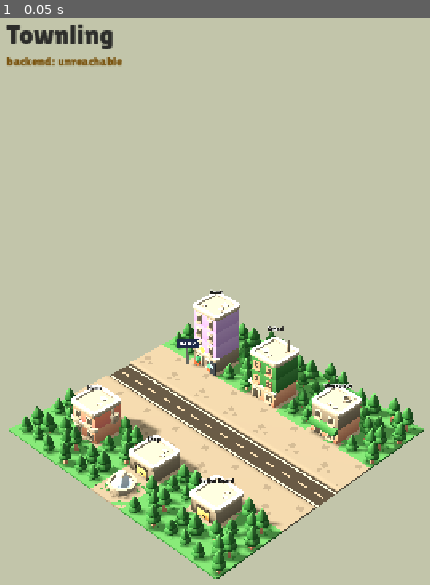
Above: before the commit, frame 1.
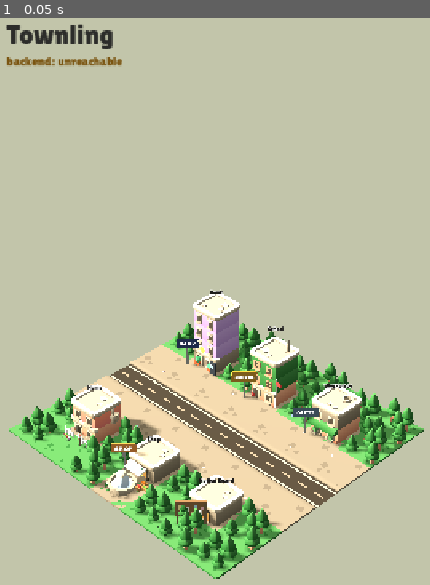
Above: after the commit, the same moment.

Repository: ayeshaverdan/townling
Game: Godot game, scene res://scenes/diorama.tscn
Same seed, same stepped clock (60 frames per second), same inputs: the game is played once before the commit and once after it.
Inputs:
- Up to frame 1 (0.05 s): no input

The runs differ from the first frame. In frame 1, 2.9% of the frame differs, in the area x 10-78%, y 61-99%.

Commit message:
Detail all six landmarks with signs, props, and street life
Per-building vignettes (kit + primitives + Lilita signage), guided by the
pastel reference:
- School: amber SCHOOL sign, flagpole with red flag, play ball.
- Workplace: slate OFFICE sign, tidy planters.
- Home: white picket fence with gate gap, mailbox with red flag, flower
  bed; opened the tree tile in front into a visible front yard.
- Shop: striped mint/cream awning over the front, SHOP sign, three produce
  crates (oranges/tomatoes/greens).
- Notice Board: freestanding wooden board with seven pastel pinned notes —
  the board IS the landmark; the building behind is its kiosk.
- Sidewalk confetti accents; Bank vignette from the previous pass.

_sign gains panel-width/font-size params; _box gains X-rotation (awnings).
Fixes a GDScript type-inference parse error in the fence loop that
initially broke the whole scene script (caught via render).

Co-Authored-By: Claude Opus 4.8 <noreply@anthropic.com>

Diff:
--- a/game/scripts/diorama.gd
+++ b/game/scripts/diorama.gd
@@ -90,6 +90,11 @@
 		var dir := Vector3(1.0, 1.05, 1.0).normalized()
 		camera.position = focus + dir * 11.0
 		camera.look_at(focus, Vector3.UP)
+	elif "--zoom2" in OS.get_cmdline_args():
+		var focus2 := Vector3(3.0, 0.4, 5.0)  # south row: Home/Shop/Notice Board
+		var dir2 := Vector3(1.0, 1.05, 1.0).normalized()
+		camera.position = focus2 + dir2 * 12.0
+		camera.look_at(focus2, Vector3.UP)
 	for _i in range(6):
 		await get_tree().process_frame
 	var image := get_viewport().get_texture().get_image()
@@ -152,9 +157,21 @@
 		)
 		_picks.append({"name": lm["name"], "blurb": lm["blurb"], "box": box})
 
-		# Per-landmark detailing (one category at a time; Bank first).
-		if lm["name"] == "Bank":
-			_decorate_bank(Vector3(cell.x * TILE, 0.0, cell.y * TILE))
+		# Per-landmark detailing.
+		var lot := Vector3(cell.x * TILE, 0.0, cell.y * TILE)
+		match lm["name"]:
+			"Bank":
+				_decorate_bank(lot)
+			"School":
+				_decorate_school(lot)
+			"Workplace":
+				_decorate_workplace(lot)
+			"Home":
+				_decorate_home(lot)
+			"Shop":
+				_decorate_shop(lot)
+			"Notice Board":
+				_decorate_notice_board(lot)
 
 	# Greenery: trees on the open grass cells (rows 0/6 and gaps in 1/5).
 	var tree_cells := [
@@ -162,7 +179,7 @@
 		Vector2i(4, 0), Vector2i(5, 0), Vector2i(6, 0),
 		Vector2i(0, 1), Vector2i(2, 1), Vector2i(4, 1), Vector2i(6, 1),
 		Vector2i(0, 5), Vector2i(2, 5), Vector2i(4, 5), Vector2i(6, 5),
-		Vector2i(0, 6), Vector2i(1, 6), Vector2i(2, 6), Vector2i(4, 6),
+		Vector2i(0, 6), Vector2i(2, 6), Vector2i(4, 6),
 		Vector2i(5, 6), Vector2i(6, 6),
 	]
 	var tall := true
@@ -170,8 +187,9 @@
 		_spawn("grass-trees-tall" if tall else "grass-trees", cell)
 		tall = not tall
 
-	# A fountain centrepiece in the front park.
+	# A fountain centrepiece in the front park, and a little sidewalk colour.
 	_spawn("pavement-fountain", FOUNTAIN_CELL)
+	_scatter_confetti()
 
 
 ## Instance a Kenney model at grid (col, row), rotated about Y.
@@ -192,7 +210,10 @@
 const GROUND_Y := 0.06
 
 ## A soft matte coloured box primitive, positioned by its base centre.
-func _box(size: Vector3, color: Color, base_pos: Vector3, rot_deg: float = 0.0) -> MeshInstance3D:
+func _box(
+	size: Vector3, color: Color, base_pos: Vector3,
+	rot_deg: float = 0.0, rot_x_deg: float = 0.0
+) -> MeshInstance3D:
 	var mi := MeshInstance3D.new()
 	var mesh := BoxMesh.new()
 	mesh.size = size
@@ -204,12 +225,16 @@
 	mi.material_override = mat
 	mi.position = base_pos + Vector3(0.0, size.y * 0.5, 0.0)
 	mi.rotation.y = deg_to_rad(rot_deg)
+	mi.rotation.x = deg_to_rad(rot_x_deg)
 	world.add_child(mi)
 	return mi
 
 
 ## A standing sign: grey post, coloured panel, Lilita text on the panel face.
-func _sign(base_pos: Vector3, text: String, panel_color: Color, face_deg: float) -> void:
+func _sign(
+	base_pos: Vector3, text: String, panel_color: Color, face_deg: float,
+	panel_w: float = 0.55, font_px: int = 56
+) -> void:
 	var root := Node3D.new()
 	root.position = base_pos
 	root.rotation.y = deg_to_rad(face_deg)
@@ -227,7 +252,7 @@
 	root.add_child(post_mi)
 
 	var panel := BoxMesh.new()
-	panel.size = Vector3(0.55, 0.26, 0.05)
+	panel.size = Vector3(panel_w, 0.26, 0.05)
 	var panel_mi := MeshInstance3D.new()
 	panel_mi.mesh = panel
 	var panel_mat := StandardMaterial3D.new()
@@ -242,7 +267,7 @@
 	label.text = text
 	label.font = _font
 	label.pixel_size = 0.003
-	label.font_size = 56
+	label.font_size = font_px
 	label.modulate = Color(1, 1, 1)
 	label.outline_size = 4
 	label.outline_modulate = Color(0, 0, 0, 0.25)
@@ -279,6 +304,148 @@
 	for x in [-0.22, 0.22]:
 		_box(Vector3(0.14, 0.09, 0.14), Color("b06041"), ground + Vector3(x, 0.0, 0.44))
 		_box(Vector3(0.11, 0.10, 0.11), Color("61cb8b"), ground + Vector3(x, 0.09, 0.44))
+
+
+## School lot: SCHOOL sign, flagpole with a little flag, and a play ball.
+func _decorate_school(origin: Vector3) -> void:
+	var ground := origin + Vector3(0.0, GROUND_Y, 0.0)
+	_sign(ground + Vector3(-0.42, 0.0, 0.62), "SCHOOL", Color("b58a3a"), 45.0, 0.62, 44)
+	# Flagpole at the right front corner.
+	_box(Vector3(0.03, 0.85, 0.03), Color("d8d4c8"), ground + Vector3(0.42, 0.0, 0.40))
+	_box(Vector3(0.16, 0.10, 0.015), Color("e24b4a"), ground + Vector3(0.51, 0.68, 0.40))
+	# A red play ball on the lot.
+	var ball := MeshInstance3D.new()
+	var sphere := SphereMesh.new()
+	sphere.radius = 0.055
+	sphere.height = 0.11
+	ball.mesh = sphere
+	var ball_mat := StandardMaterial3D.new()
+	ball_mat.albedo_color = Color("e24b4a")
+	ball_mat.roughness = 0.8
+	ball.material_override = ball_mat
+	ball.position = ground + Vector3(-0.30, 0.055, 0.42)
+	world.add_child(ball)
+
+
+## Workplace lot: OFFICE sign + tidy planters by the door.
+func _decorate_workplace(origin: Vector3) -> void:
+	var ground := origin + Vector3(0.0, GROUND_Y, 0.0)
+	_sign(ground + Vector3(-0.42, 0.0, 0.62), "OFFICE", Color("60748c"), 45.0, 0.62, 44)
+	for x in [-0.24, 0.24]:
+		_box(Vector3(0.13, 0.08, 0.13), Color("8a8478"), ground + Vector3(x, 0.0, 0.44))
+		_box(Vector3(0.10, 0.09, 0.10), Color("5d8f5f"), ground + Vector3(x, 0.08, 0.44))
+
+
+## Home lot: white picket fence with a gate gap, mailbox, and a flower bed.
+func _decorate_home(origin: Vector3) -> void:
+	var ground := origin + Vector3(0.0, GROUND_Y, 0.0)
+	var fence_col := Color("f2efe6")
+	# Fence rails either side of the gate (door is centred on the front face).
+	for side in [-1.0, 1.0]:
+		var cx: float = side * 0.30
+		_box(Vector3(0.32, 0.035, 0.025), fence_col, ground + Vector3(cx, 0.10, 0.62))
+		for i in 3:
+			var post_x: float = cx + (i - 1) * 0.13
+			_box(Vector3(0.045, 0.19, 0.035), fence_col, ground + Vector3(post_x, 0.0, 0.62))
+	# Mailbox on a post by the gate, little red flag.
+	_box(Vector3(0.03, 0.24, 0.03), Color("7a6a55"), ground + Vector3(0.16, 0.0, 0.70))
+	_box(Vector3(0.10, 0.07, 0.07), Color("f7f4ea"), ground + Vector3(0.16, 0.24, 0.70))
+	_box(Vector3(0.015, 0.06, 0.02), Color("e24b4a"), ground + Vector3(0.21, 0.28, 0.70))
+	# Flower bed: green base with tiny colourful blooms.
+	_box(Vector3(0.26, 0.035, 0.12), Color("5d8f5f"), ground + Vector3(-0.28, 0.0, 0.74))
+	var blooms := [Color("e88ca0"), Color("f0c05a"), Color("e86a5a"), Color("d8a0e0")]
+	for i in blooms.size():
+		_box(Vector3(0.035, 0.05, 0.035), blooms[i],
+			ground + Vector3(-0.37 + i * 0.062, 0.035, 0.74))
+
+
+## Shop lot: striped awning over the front, SHOP sign, produce crates.
+func _decorate_shop(origin: Vector3) -> void:
+	var ground := origin + Vector3(0.0, GROUND_Y, 0.0)
+	_sign(ground + Vector3(-0.45, 0.0, 0.52), "SHOP", Color("d98a4a"), 45.0)
+	# Striped awning above the shopfront (front wall at z≈+0.5), angled down.
+	var stripe_cols := [Color("8fd0a8"), Color("f5efdd")]
+	for i in 6:
+		var sx := -0.225 + i * 0.09
+		_box(Vector3(0.088, 0.018, 0.24), stripe_cols[i % 2],
+			origin + Vector3(sx, 0.40, 0.60), 0.0, 22.0)
+	# Produce crates by the entrance.
+	var crates := [
+		{"pos": Vector3(0.30, 0.0, 0.60), "produce": Color("e8863c")},
+		{"pos": Vector3(0.30, 0.0, 0.76), "produce": Color("cb4c44")},
+		{"pos": Vector3(0.44, 0.0, 0.68), "produce": Color("7fb050")},
+	]
+	for c in crates:
+		_box(Vector3(0.12, 0.08, 0.12), Color("9a7a52"), ground + c["pos"])
+		for j in 3:
+			_box(Vector3(0.032, 0.032, 0.032), c["produce"],
+				ground + c["pos"] + Vector3(-0.032 + j * 0.033, 0.08, 0.01))
+
+
+## Notice Board lot: a freestanding pinned board out front — the landmark IS
+## the board (the little building behind is just its kiosk).
+func _decorate_notice_board(origin: Vector3) -> void:
+	var ground := origin + Vector3(0.0, GROUND_Y, 0.0)
+	var root := Node3D.new()
+	root.position = ground + Vector3(-0.05, 0.0, 0.72)
+	root.rotation.y = deg_to_rad(45.0)
+	world.add_child(root)
+	# Posts + board panel + cork face.
+	for x in [-0.30, 0.30]:
+		var post := MeshInstance3D.new()
+		var pm := BoxMesh.new()
+		pm.size = Vector3(0.045, 0.62, 0.045)
+		post.mesh = pm
+		var pmat := StandardMaterial3D.new()
+		pmat.albedo_color = Color("7a6a55")
+		post.material_override = pmat
+		post.position = Vector3(x, 0.31, 0.0)
+		root.add_child(post)
+	var panel := MeshInstance3D.new()
+	var bm := BoxMesh.new()
+	bm.size = Vector3(0.70, 0.40, 0.035)
+	panel.mesh = bm
+	var bmat := StandardMaterial3D.new()
+	bmat.albedo_color = Color("8a6b4d")
+	panel.material_override = bmat
+	panel.position = Vector3(0.0, 0.44, 0.0)
+	root.add_child(panel)
+	# Pinned notes: little pastel papers, slightly askew.
+	var notes := [
+		{"x": -0.24, "y": 0.50, "c": Color("f7e8a3"), "r": 4.0},
+		{"x": -0.08, "y": 0.46, "c": Color("f2f0e8"), "r": -3.0},
+		{"x": 0.09, "y": 0.52, "c": Color("a8d8f0"), "r": 2.0},
+		{"x": 0.24, "y": 0.47, "c": Color("f0b8c8"), "r": -5.0},
+		{"x": -0.16, "y": 0.36, "c": Color("bfe3b0"), "r": -2.0},
+		{"x": 0.02, "y": 0.34, "c": Color("f7e8a3"), "r": 5.0},
+		{"x": 0.20, "y": 0.35, "c": Color("f2f0e8"), "r": 3.0},
+	]
+	for n in notes:
+		var note := MeshInstance3D.new()
+		var nm := BoxMesh.new()
+		nm.size = Vector3(0.085, 0.11, 0.008)
+		note.mesh = nm
+		var nmat := StandardMaterial3D.new()
+		nmat.albedo_color = n["c"]
+		note.material_override = nmat
+		note.position = Vector3(n["x"], n["y"], 0.025)
+		note.rotation.z = deg_to_rad(n["r"])
+		root.add_child(note)
+
+
+## A little scattered colour on the sidewalks (fixed, deterministic).
+func _scatter_confetti() -> void:
+	var spots := [
+		[Vector3(0.4, 0, 2.3), Color("f0b8c8"), 15.0],
+		[Vector3(2.3, 0, 1.72), Color("a8d8f0"), -20.0],
+		[Vector3(4.7, 0, 2.25), Color("f7e8a3"), 40.0],
+		[Vector3(5.6, 0, 1.8), Color("bfe3b0"), -10.0],
+		[Vector3(1.6, 0, 4.28), Color("a8d8f0"), 30.0],
+		[Vector3(3.8, 0, 4.2), Color("f0b8c8"), -35.0],
+		[Vector3(5.2, 0, 4.3), Color("f7e8a3"), 10.0],
+	]
+	for s in spots:
+		_box(Vector3(0.06, 0.004, 0.06), s[1], s[0] + Vector3(0, GROUND_Y, 0), s[2])
 
 
 func _add_label(building: Node3D, text: String, height: float) -> void:
